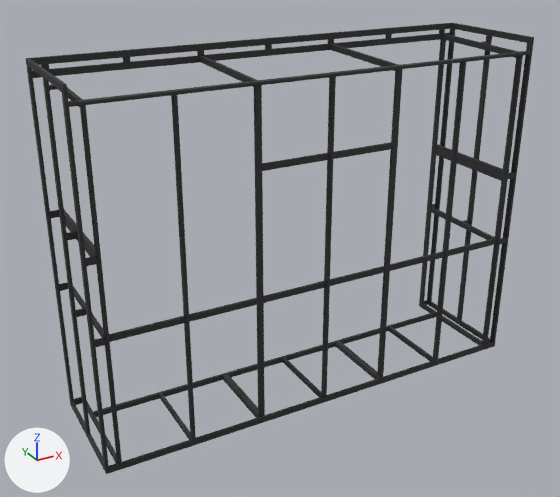
The glTF model model.glb as it was, and as the next commit left it.
Camera for both pictures: a 50 mm lens placed at (-2390.0, -4340.0, 2714.0), pointed at (-130.0, -231.0, 660.0). The lights are fixed; the arrows at lower left show +X, +Y and +Z. The first picture is the older version.

In view in the first picture: 'Rama.061'.
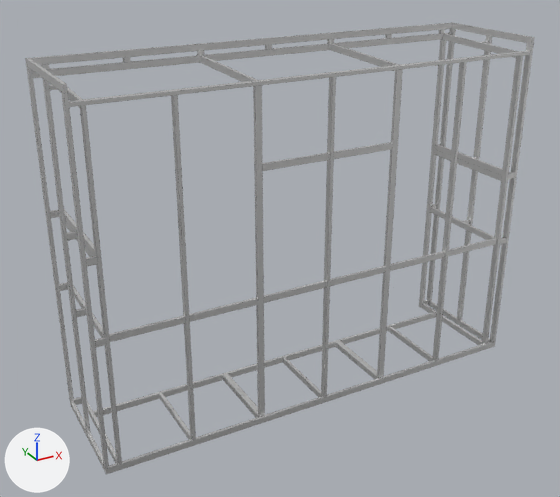
Patch to the scene script:
```diff
--- a/model.glb.py
+++ b/model.glb.py
@@ mat_material_003 @@
 mat_material_003 = principled_material('Material.003')
-mat_material_003.base_color = (0.0887, 0.0887, 0.0887)  # dark grey #545454
+mat_material_003.base_color = (0.8, 0.8, 0.8)  # white #e7e7e7
 mat_material_003.metallic = 1.0
@@ mat_material_008 @@
+mat_material_008 = principled_material('Material.008')
+mat_material_008.base_color = (0.0, 0.0, 0.0)  # black #000000
@@ me_cube_114 @@
+me_cube_114.from_pydata(...)  # 2967 vertices, 7136 faces; spans x -1520.0..1520.0, y -400.0..400.0, z -1150.0..1150.0
+me_cube_114.materials.append(mat_material_008)  # black #000000
@@ ob_rama_001 @@
+ob_rama_001 = bpy.data.objects.new('Rama.001', me_cube_114)
+ob_rama_001.location = (0.0, -232.0, 801.0)
```

What differs and where, as boxes [x1, y1, x2, y2] in the pictures (560 x 497 px):
'Rama.061', recoloured (dark grey to white)
    both: [26, 23, 534, 474]
'Rama.001', added
    after: [25, 22, 534, 475]
